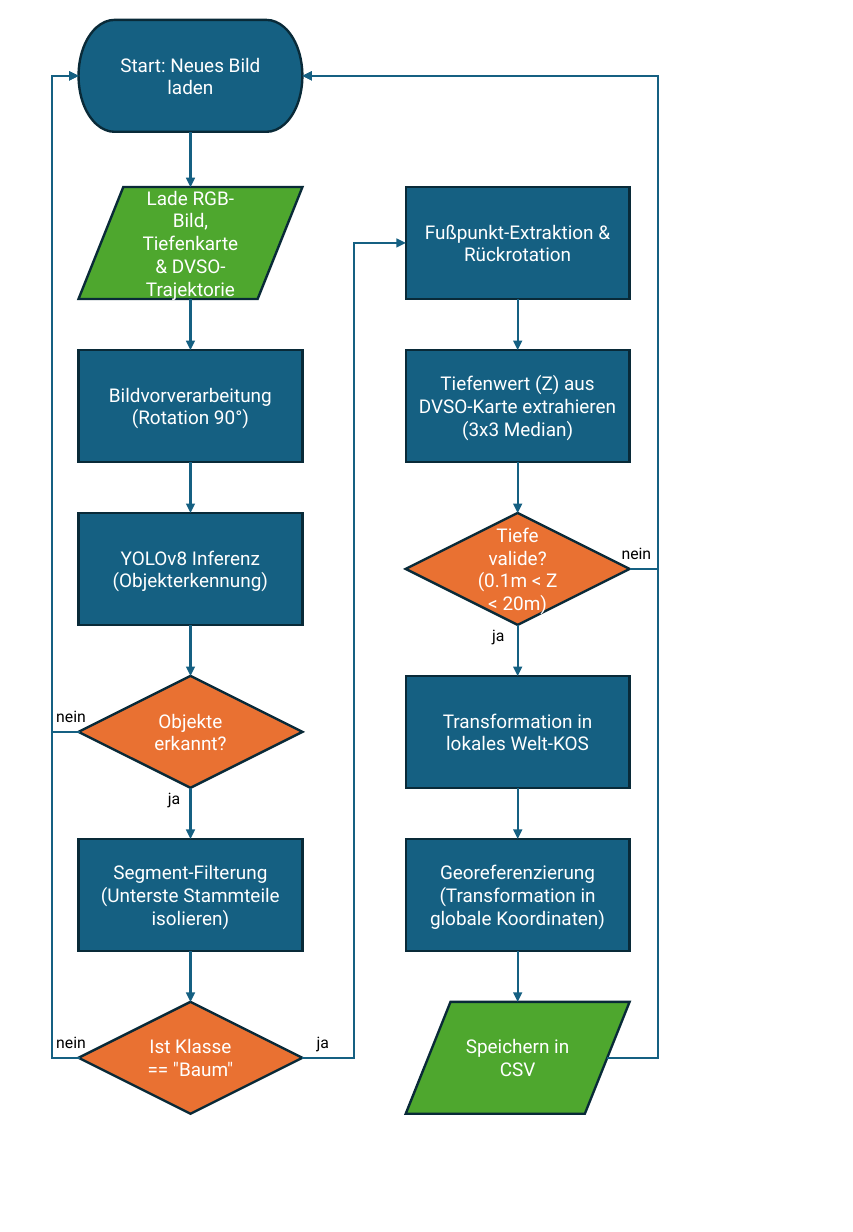
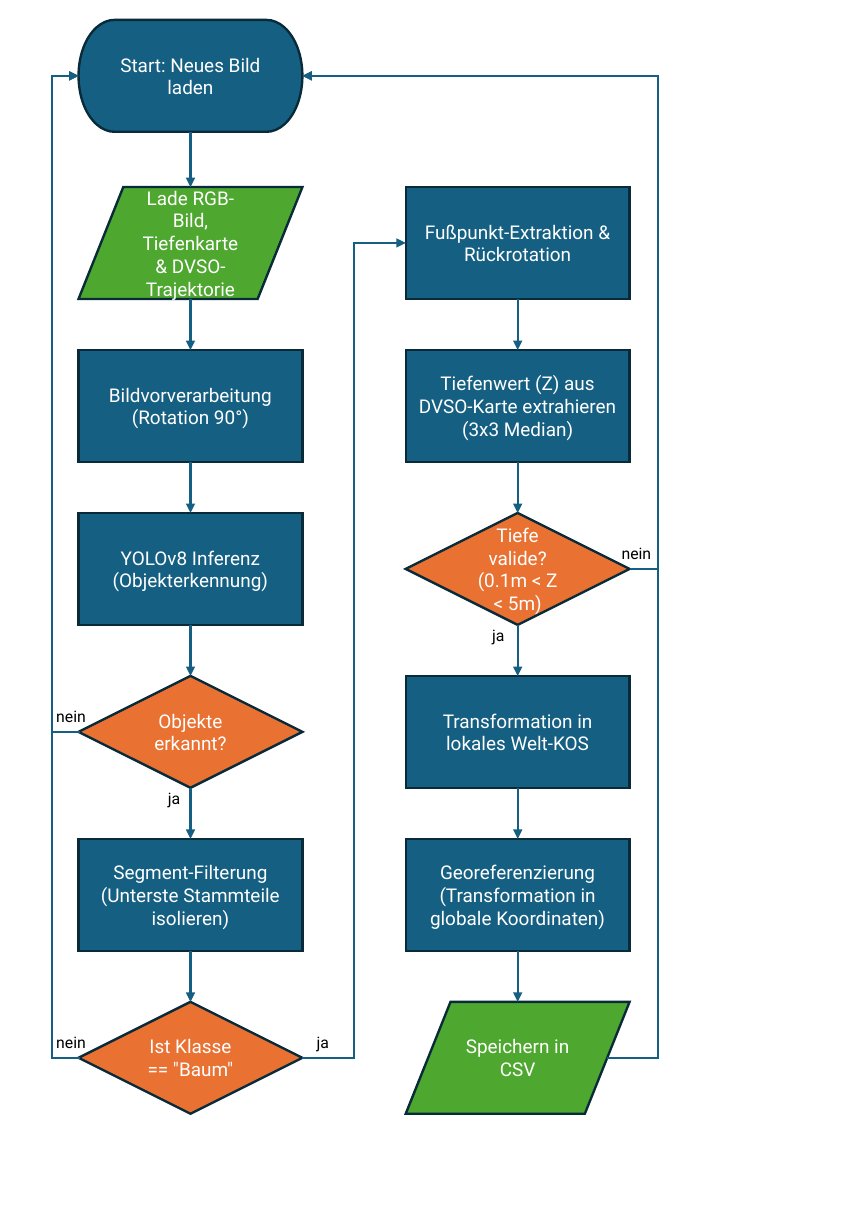
Before and after one commit to Philipp04G/BachelorArbeit, a slide deck: slide 1 of Abbildungen/Flussdiagramm.pptx. Drawn at 853x1232 pixels with LibreOffice and Linux fonts; fonts in the diff are those of the drawing. Boxes give left, top, right and bottom in pixels: in the first picture for what was removed or moved away, otherwise in the second. Text is boxed around its words. In the diff, an @@ line names an element or a change of style, - is before the commit and + after.

```diff
--- a/Abbildungen/Flussdiagramm.pptx
+++ b/Abbildungen/Flussdiagramm.pptx
@@ text in diamond at [478,527,557,616]: text changed @@
-Tiefe valide? (0.1m < Z < 20m)
+Tiefe valide? (0.1m < Z < 5m)
```
Also in this commit, not shown: 17 other files.
